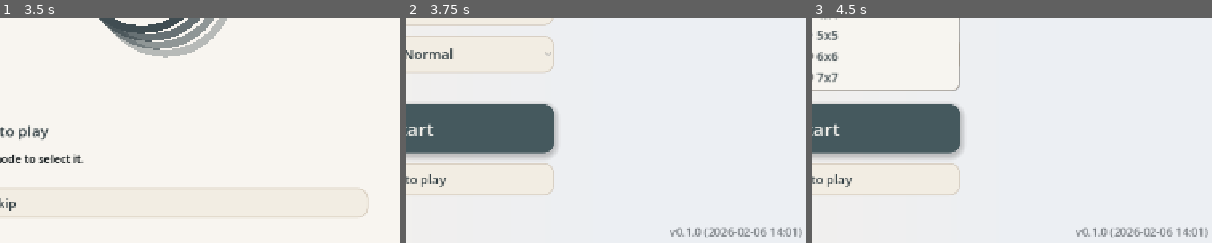
Above: before the commit, frames 1-3 (left to right).
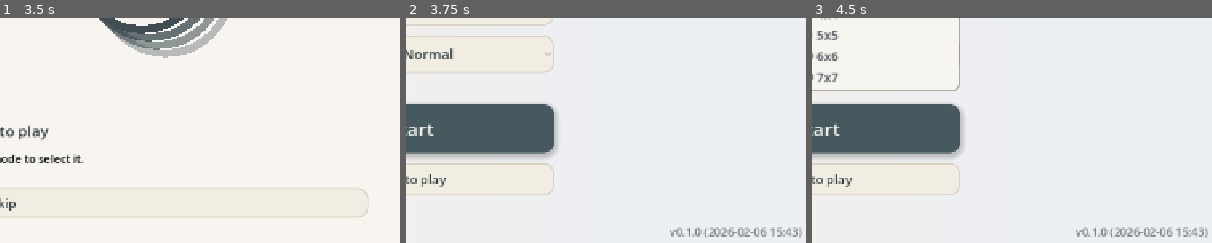
Above: after the commit, the same moments.

Repository: andrii-solokh/Nodoku
Game: Godot game, scene res://scenes/Main.tscn
The game is run twice, just before and just after one commit, with the same random seed, the same clock (stepped at 60 frames per second) and the same inputs.
Inputs:
- Up to frame 1 (3.5 s): click "Normal" at 0.5 s; click "Normal" at 1.25 s; click "Start" at 2 s; click "Start" at 2.75 s
- Up to frame 2 (3.75 s): click "Skip" at 3.5 s
- Up to frame 3 (4.5 s): click "5x5" at 4.25 s
The pictures show only the part of the screen within x 49-99%, y 50-100%; the shares and areas given below are measured in that part.

Frame 1 is identical in both runs. In frame 2, 0.1% of the frame differs, in the area x 92-98%, y 92-98%; in frame 3, 0.1%.

Commit message:
Add hint button and highlight

Diff:
--- a/scenes/Main.tscn
+++ b/scenes/Main.tscn
@@ -484,6 +484,20 @@
 text = ""
 tooltip_text = "Restart"
 
+[node name="HintButton" type="Button" parent="Game/HUD/Root/TopBar/TopBarHBox"]
+custom_minimum_size = Vector2(84, 52)
+layout_mode = 2
+focus_mode = 0
+theme_override_colors/font_color = Color(0.19, 0.24, 0.26, 1)
+theme_override_colors/font_pressed_color = Color(0.19, 0.24, 0.26, 1)
+theme_override_colors/font_hover_color = Color(0.19, 0.24, 0.26, 1)
+theme_override_font_sizes/font_size = 18
+theme_override_styles/normal = SubResource("10")
+theme_override_styles/pressed = SubResource("12")
+theme_override_styles/hover = SubResource("11")
+text = "Hint"
+tooltip_text = "Hint"
+
 [node name="Spacer" type="Control" parent="Game/HUD/Root/TopBar/TopBarHBox" unique_id=1288576706]
 layout_mode = 2
 size_flags_horizontal = 3
--- a/scripts/game_controller.gd
+++ b/scripts/game_controller.gd
@@ -45,12 +45,17 @@
 var suppress_record: bool = false
 var undo_delayed_action: Dictionary = {}
 const UNDO_ROTATE_DELAY := 0.12
+var hint_pending: Dictionary = {}
+var hint_waiting: bool = false
+var hint_token: int = 0
+const HINT_HOLD_TIME := 2.2
 
 @onready var grid_view: GridView = $GridView
 @onready var hud_root: Control = $HUD/Root
 @onready var top_bar: Control = $HUD/Root/TopBar
 @onready var back_button: Button = $HUD/Root/TopBar/TopBarHBox/BackButton
 @onready var restart_button: Button = $HUD/Root/TopBar/TopBarHBox/RestartButton
+@onready var hint_button: Button = $HUD/Root/TopBar/TopBarHBox/HintButton
 @onready var completion_panel: Panel = $HUD/Root/CompletionPanel
 @onready var completion_label: Label = $HUD/Root/CompletionPanel/CompletionVBox/CompletionLabel
 @onready var next_button: Button = $HUD/Root/CompletionPanel/CompletionVBox/NextButton
@@ -69,6 +74,7 @@
 		_focus_canvas_web()
 	back_button.pressed.connect(_on_back_pressed)
 	restart_button.pressed.connect(_on_restart_pressed)
+	hint_button.pressed.connect(_on_hint_pressed)
 	next_button.pressed.connect(_on_back_pressed)
 	replay_button.pressed.connect(_on_next_pressed)
 	completion_panel.visible = false
@@ -117,9 +123,13 @@
 	undo_stack.clear()
 	undo_pending = {}
 	undo_waiting = false
+	hint_pending = {}
+	hint_waiting = false
+	hint_token += 1
 	_generate_model(-1)
 	completion_panel.visible = false
 	grid_view.selected_id = -1
+	grid_view.hint_id = -1
 	grid_view.queue_redraw()
 	_release_ui_focus()
 
@@ -131,6 +141,9 @@
 	undo_stack.clear()
 	undo_pending = {}
 	undo_waiting = false
+	hint_pending = {}
+	hint_waiting = false
+	hint_token += 1
 	_compute_total_required_edges()
 
 func _compute_total_required_edges() -> void:
@@ -435,6 +448,7 @@
 		return
 	if grid_view.is_rotating():
 		return
+	_clear_hint()
 	var node_id := grid_view.pick_node(pos)
 	if node_id == -1:
 		return
@@ -478,6 +492,7 @@
 
 func _handle_press(pos: Vector2) -> void:
 	_log_pointer("handle_press", pos)
+	_clear_hint()
 	var node_id: int = grid_view.pick_node(pos)
 	if node_id == -1:
 		_clear_selection()
@@ -588,6 +603,84 @@
 	var tween := create_tween()
 	completion_panel.modulate = Color(1, 1, 1, 0)
 	tween.tween_property(completion_panel, "modulate", Color(1, 1, 1, 1), 0.35).set_trans(Tween.TRANS_SINE).set_ease(Tween.EASE_OUT)
+
+func _on_hint_pressed() -> void:
+	_play_sfx(sfx_ui)
+	_show_hint()
+
+func _show_hint() -> void:
+	if model == null:
+		return
+	if grid_view.is_rotating():
+		return
+	var hint_id := _find_hint_node()
+	if hint_id == -1:
+		return
+	var target_face := grid_view.best_face_for_node(hint_id)
+	if current_depth > 1 and grid_view.get_front_face() != target_face:
+		hint_pending = {"id": hint_id, "face": target_face}
+		hint_waiting = true
+		grid_view.rotation_finished.connect(_on_hint_rotation_finished, Object.CONNECT_ONE_SHOT)
+		grid_view.snap_to_face(target_face)
+		return
+	_apply_hint(hint_id)
+
+func _find_hint_node() -> int:
+	var best_id := -1
+	var best_score := -1.0
+	for node_id in range(model.total_nodes()):
+		if not model.is_active(node_id):
+			continue
+		var remaining := model.remaining_dots(node_id)
+		if remaining <= 0:
+			continue
+		var free_neighbors := 0
+		for nb in model.neighbors(node_id):
+			if model.placed_edge_exists(node_id, nb):
+				continue
+			if model.remaining_dots(nb) <= 0:
+				continue
+			free_neighbors += 1
+		if free_neighbors <= 0:
+			continue
+		if remaining != free_neighbors:
+			continue
+		var score := float(free_neighbors)
+		if grid_view.is_node_on_front_face(node_id):
+			score += 4.0
+		if score > best_score:
+			best_score = score
+			best_id = node_id
+	return best_id
+
+func _on_hint_rotation_finished() -> void:
+	if not hint_waiting:
+		return
+	hint_waiting = false
+	if hint_pending.is_empty():
+		return
+	var id := int(hint_pending.id)
+	hint_pending = {}
+	_apply_hint(id)
+
+func _apply_hint(node_id: int) -> void:
+	_clear_selection()
+	grid_view.hint_id = node_id
+	grid_view.queue_redraw()
+	hint_token += 1
+	var token := hint_token
+	var timer := get_tree().create_timer(HINT_HOLD_TIME)
+	timer.timeout.connect(func ():
+		if token != hint_token:
+			return
+		_clear_hint()
+	, Object.CONNECT_ONE_SHOT)
+
+func _clear_hint() -> void:
+	if grid_view.hint_id == -1:
+		return
+	grid_view.hint_id = -1
+	grid_view.queue_redraw()
 
 func _record_action(a: int, b: int, connected: bool) -> void:
 	_record_actions([{"a": a, "b": b, "connected": connected}])
--- a/scripts/grid_view.gd
+++ b/scripts/grid_view.gd
@@ -24,6 +24,7 @@
 
 var model: GridModel: set = _set_model
 var selected_id: int = -1
+var hint_id: int = -1
 
 var rotation_basis: Basis = Basis()
 var rotation_active: bool = false
@@ -48,6 +49,7 @@
 	rotation_basis = Basis()
 	dot_states.clear()
 	edge_states.clear()
+	hint_id = -1
 	_update_metrics()
 	queue_redraw()
 
@@ -295,6 +297,9 @@
 	if node_id == selected_id:
 		var sel_color := _tint_color(COLOR_SELECTED, maxf(fade, 0.6))
 		draw_arc(pos, radius + 4.0, 0.0, TAU, 48, sel_color, maxf(1.6, radius * 0.12))
+	if node_id == hint_id:
+		var hint_color := _tint_color(COLOR_SELECTED, maxf(fade, 0.55))
+		draw_arc(pos, radius + 8.0, 0.0, TAU, 48, hint_color, maxf(1.4, radius * 0.1))
 	_draw_dots(node_id, pos, model.remaining_dots(node_id), radius, dot_color)
 
 func _draw_dots(node_id: int, pos: Vector2, count: int, radius: float, color: Color) -> void:
@@ -374,6 +379,39 @@
 	var target := _basis_for_front_face(face_id)
 	_animate_to_basis(target)
 
+func is_node_on_front_face(node_id: int) -> bool:
+	return _is_node_on_front_face(node_id)
+
+func best_face_for_node(node_id: int) -> int:
+	if model == null:
+		return FACE_FRONT
+	var c := model.coords(node_id)
+	var candidates: Array = []
+	if c.z == 0:
+		candidates.append(FACE_FRONT)
+	if c.z == model.nz - 1:
+		candidates.append(FACE_BACK)
+	if c.x == 0:
+		candidates.append(FACE_LEFT)
+	if c.x == model.nx - 1:
+		candidates.append(FACE_RIGHT)
+	if c.y == 0:
+		candidates.append(FACE_TOP)
+	if c.y == model.ny - 1:
+		candidates.append(FACE_BOTTOM)
+	if candidates.is_empty():
+		return get_front_face()
+	var best_face: int = int(candidates[0])
+	var best_z: float = -1e9
+	for face_id in candidates:
+		var face_val: int = int(face_id)
+		var normal := _face_normal(face_val)
+		var rn := rotation_basis * normal
+		if rn.z > best_z:
+			best_z = rn.z
+			best_face = face_val
+	return best_face
+
 func _front_face_for_basis(basis: Basis) -> int:
 	var normals := {
 		FACE_FRONT: Vector3(0, 0, 1),
@@ -392,6 +430,23 @@
 			best_z = rn.z
 			best_face = face_id
 	return best_face
+
+func _face_normal(face_id: int) -> Vector3:
+	match face_id:
+		FACE_FRONT:
+			return Vector3(0, 0, 1)
+		FACE_BACK:
+			return Vector3(0, 0, -1)
+		FACE_LEFT:
+			return Vector3(-1, 0, 0)
+		FACE_RIGHT:
+			return Vector3(1, 0, 0)
+		FACE_TOP:
+			return Vector3(0, 1, 0)
+		FACE_BOTTOM:
+			return Vector3(0, -1, 0)
+		_:
+			return Vector3(0, 0, 1)
 
 func _basis_for_front_face(face_id: int) -> Basis:
 	var candidates: Array = _candidate_orientations()
Not shown, changed: version.txt
Not shown, changed: public/index.html
Not shown, changed: public/index.pck
